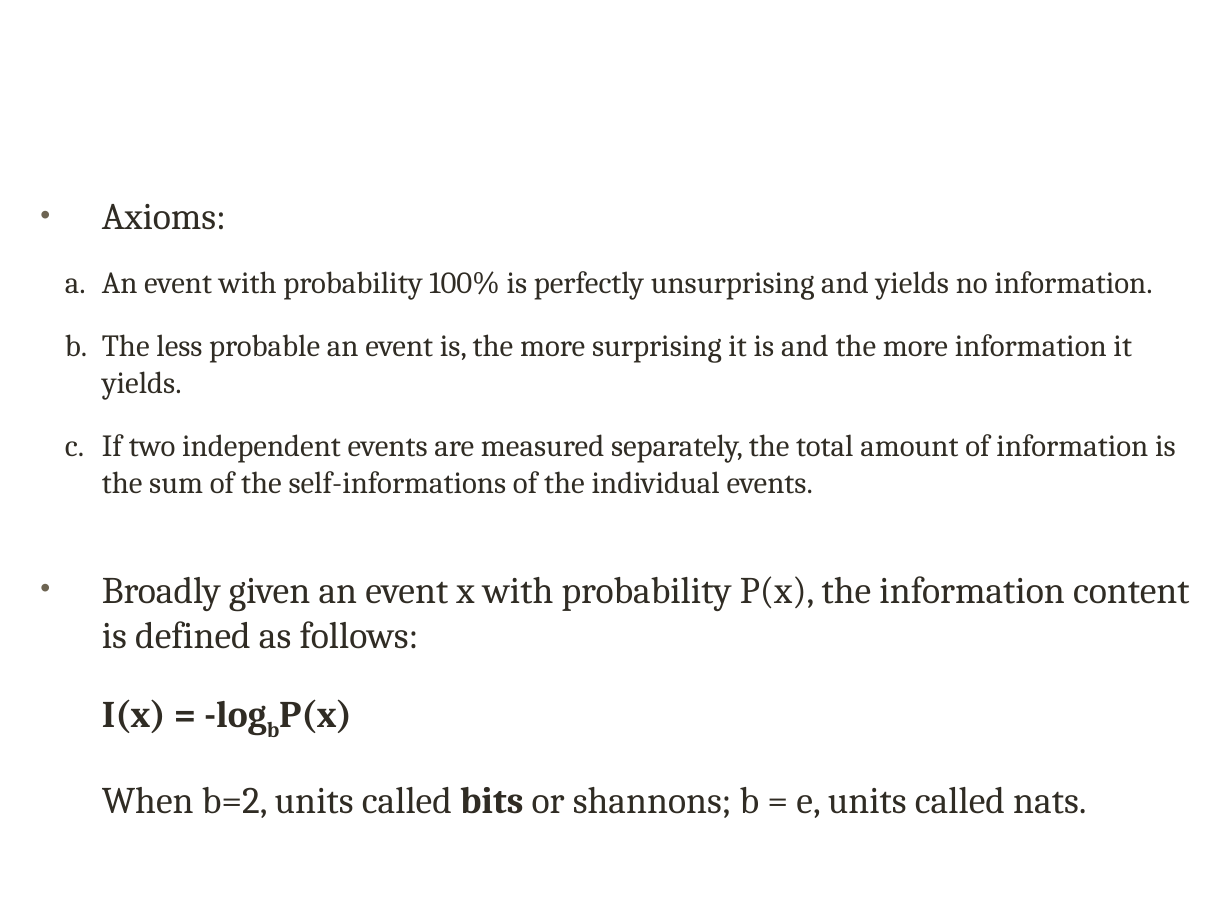
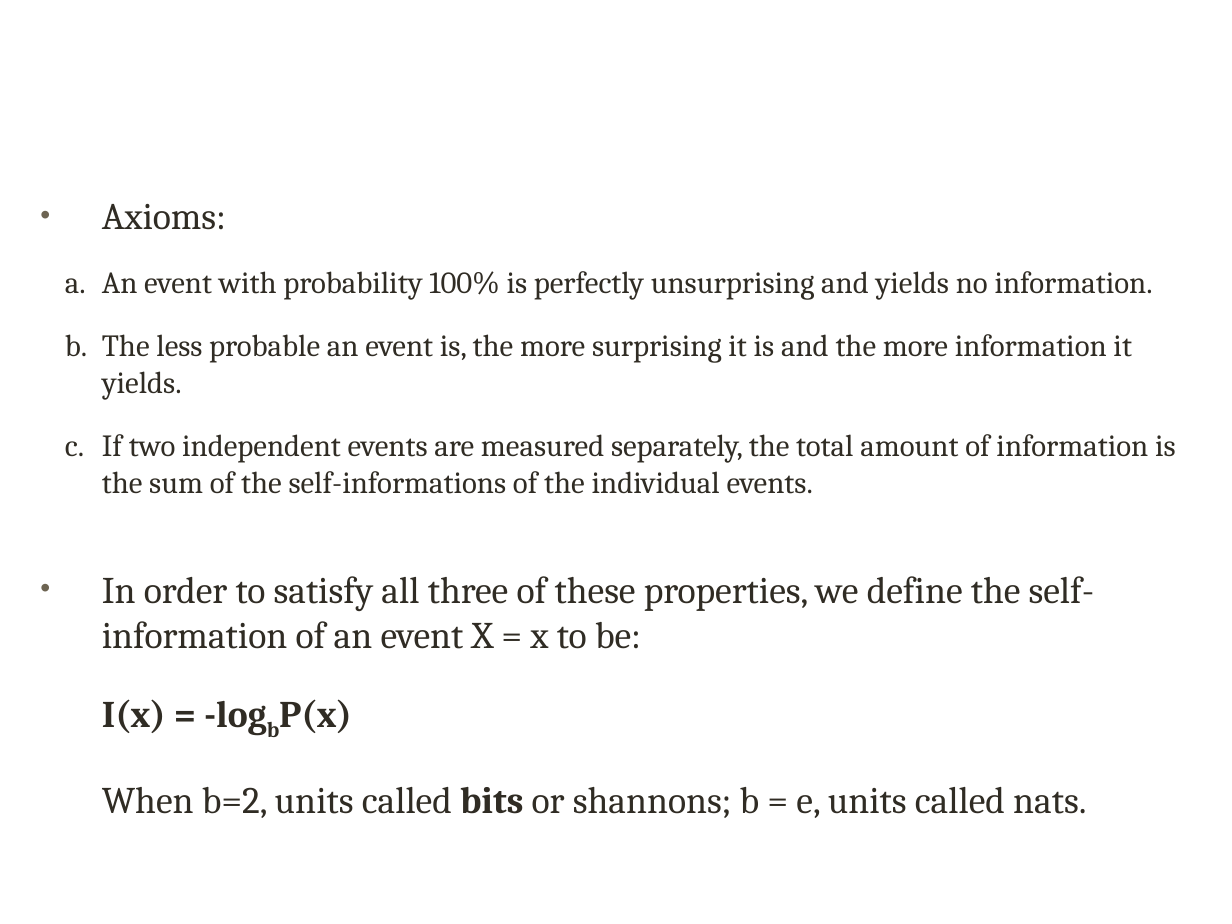
Before and after one commit to xuqinkun/Report, a slide deck: slide 11 of Deep Learning-3.12-3.14.pptx. Drawn at 1232x924 pixels with LibreOffice and Linux fonts; fonts in the diff are those of the drawing; background and template pictures are left out. Boxes give left, top, right and bottom in pixels: in the first picture for what was removed or moved away, otherwise in the second. Text is boxed around its words. In the diff, an @@ line names an element or a change of style, - is before the commit and + after.

```diff
--- a/Deep Learning-3.12-3.14.pptx
+++ b/Deep Learning-3.12-3.14.pptx
@@ text at box(102, 576, 1095, 649): text changed @@
-• Broadly given an event x with probability P(x), the information content is defined as follows:
+• In order to satisfy all three of these properties, we define the self-information of an event X = x to be:
```
Also in this commit, not shown: 2 other slides changed.
